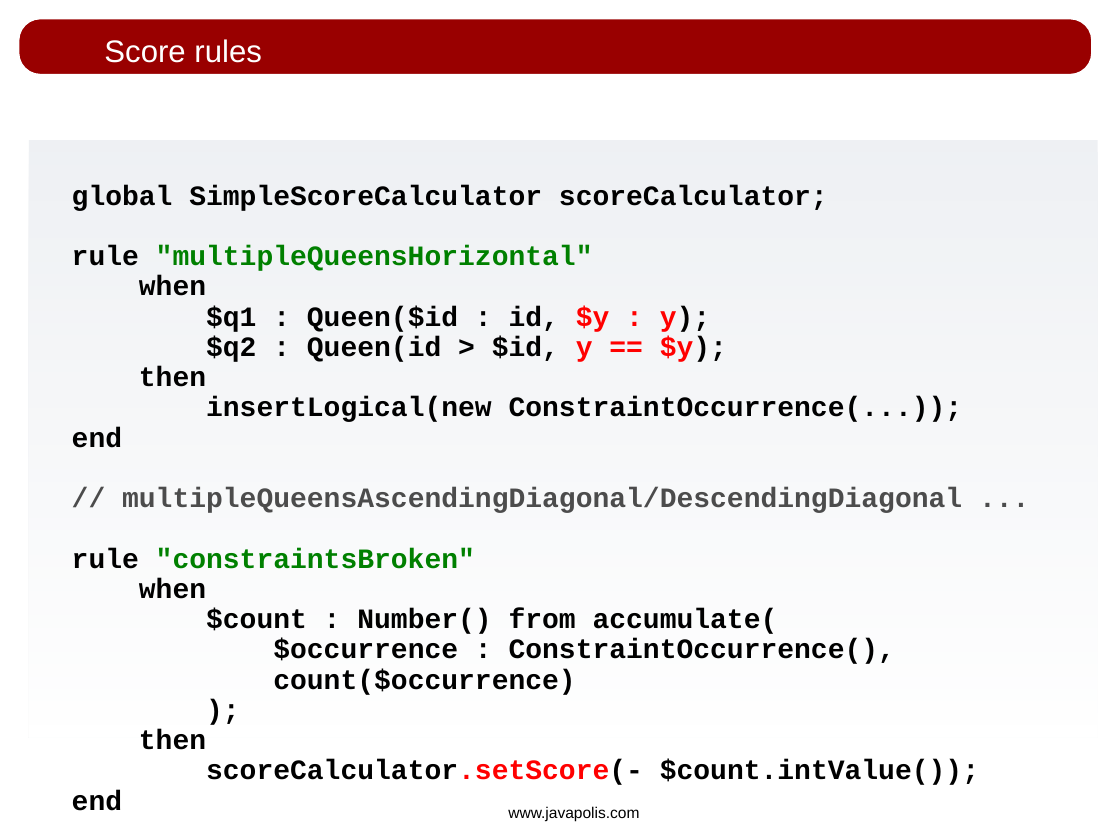
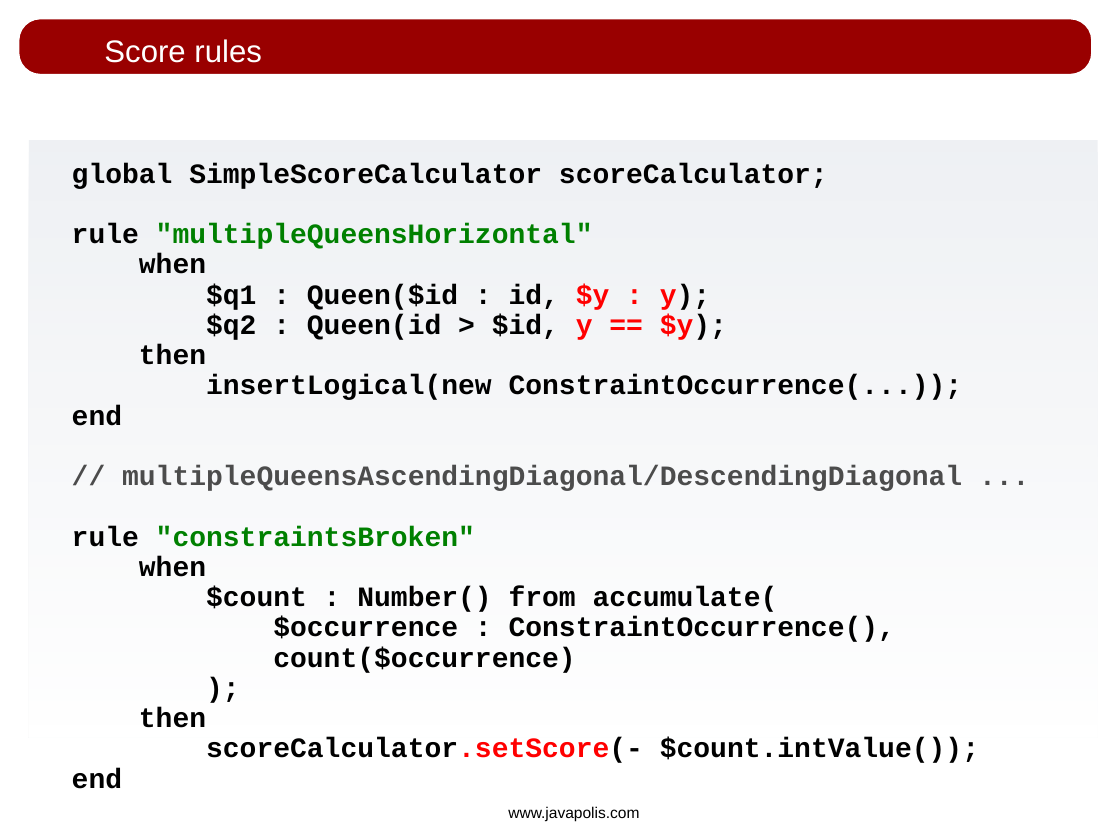
Before and after one commit to bobmcwhirter/drools, a slide deck: slide 19 of drools-solver/src/presentations/drools-solver_javapolis_2007.odp. Drawn at 1120x840 pixels with LibreOffice and Linux fonts; fonts in the diff are those of the drawing; background and template pictures are left out. Boxes give left, top, right and bottom in pixels: in the first picture for what was removed or moved away, otherwise in the second. Text is boxed around its words. In the diff, an @@ line names an element or a change of style, - is before the commit and + after.

```diff
--- a/drools-solver/src/presentations/drools-solver_javapolis_2007.odp
+++ b/drools-solver/src/presentations/drools-solver_javapolis_2007.odp
@@ text "global SimpleScoreCalculator scoreCalculator;": place and size @@
-text "global SimpleScoreCalculator scoreCalculator;" at (72,185,979,811)
+text "global SimpleScoreCalculator scoreCalculator;" at (72,163,979,789)
```
Also in this commit, not shown: 7 slides added, 1 slide removed.
